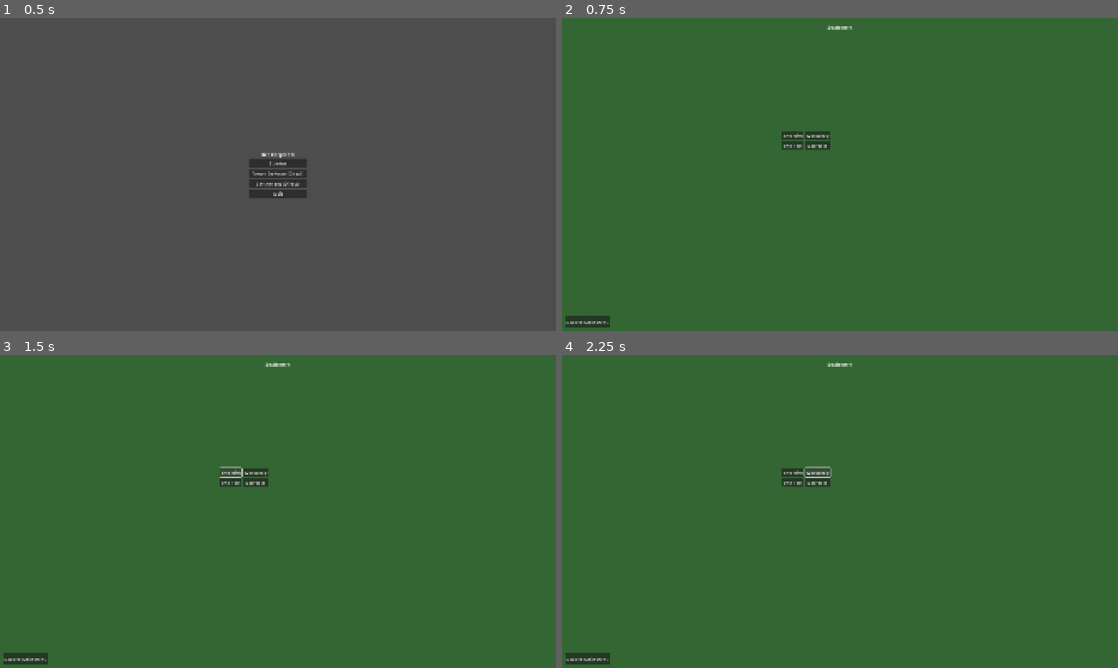
Above: before the commit, frames 1-4 (two rows, left to right).
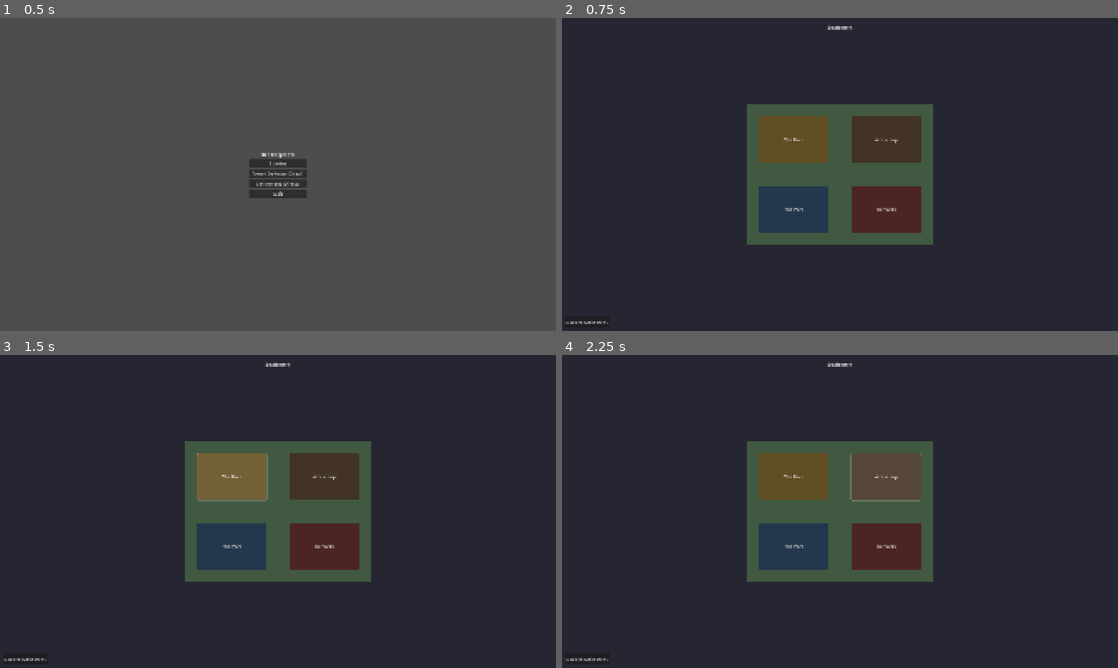
Above: after the commit, the same moments.

Repository: yagrima/bee-keeper-td
Game: Godot game, scene res://scenes/main/Main.tscn
Same seed, same stepped clock (60 frames per second), same inputs: the game is played once before the commit and once after it.
Inputs:
- Up to frame 1 (0.5 s): no input
- Up to frame 2 (0.75 s): click "Spielen" at 0.5 s
- Up to frame 3 (1.5 s): click "The Hive" at 1.25 s
- Up to frame 4 (2.25 s): click "Workshop" at 2 s

Frame 1 is identical in both runs. In frame 2, 92% of the frame differs, in the area x 0-100%, y 0-100%; in frame 3, 92%; in frame 4, 92%.

Commit message:
Redesign Settlement with 640x480 play area and larger building spots

Diff:
--- a/scenes/meta/Settlement.tscn
+++ b/scenes/meta/Settlement.tscn
@@ -16,7 +16,23 @@
 anchors_preset = 15
 anchor_right = 1.0
 anchor_bottom = 1.0
-color = Color(0.2, 0.4, 0.2, 1)
+color = Color(0.15, 0.15, 0.2, 1)
+
+[node name="SettlementArea" type="ColorRect" parent="UI"]
+custom_minimum_size = Vector2(640, 480)
+layout_mode = 1
+anchors_preset = 8
+anchor_left = 0.5
+anchor_top = 0.5
+anchor_right = 0.5
+anchor_bottom = 0.5
+offset_left = -320.0
+offset_top = -240.0
+offset_right = 320.0
+offset_bottom = 240.0
+grow_horizontal = 2
+grow_vertical = 2
+color = Color(0.25, 0.35, 0.25, 1)
 
 [node name="Header" type="HBoxContainer" parent="UI"]
 layout_mode = 1
@@ -44,31 +60,84 @@
 text = "Settlement"
 horizontal_alignment = 1
 
-[node name="BuildingSpots" type="GridContainer" parent="UI"]
+[node name="BuildingContainer" type="Control" parent="UI"]
 layout_mode = 1
 anchors_preset = 8
 anchor_left = 0.5
 anchor_top = 0.5
 anchor_right = 0.5
 anchor_bottom = 0.5
-offset_left = -200.0
-offset_top = -150.0
-offset_right = 200.0
-offset_bottom = 150.0
-columns = 2
+offset_left = -320.0
+offset_top = -240.0
+offset_right = 320.0
+offset_bottom = 240.0
+grow_horizontal = 2
+grow_vertical = 2
 
-[node name="HiveSpot" type="Button" parent="UI/BuildingSpots"]
-layout_mode = 2
+[node name="HiveSpot" type="ColorRect" parent="UI/BuildingContainer"]
+layout_mode = 0
+offset_left = 40.0
+offset_top = 40.0
+offset_right = 280.0
+offset_bottom = 200.0
+color = Color(0.8, 0.6, 0.2, 1)
+
+[node name="HiveButton" type="Button" parent="UI/BuildingContainer/HiveSpot"]
+layout_mode = 1
+anchors_preset = 15
+anchor_right = 1.0
+anchor_bottom = 1.0
+grow_horizontal = 2
+grow_vertical = 2
 text = "The Hive"
 
-[node name="WorkshopSpot" type="Button" parent="UI/BuildingSpots"]
-layout_mode = 2
+[node name="WorkshopSpot" type="ColorRect" parent="UI/BuildingContainer"]
+layout_mode = 0
+offset_left = 360.0
+offset_top = 40.0
+offset_right = 600.0
+offset_bottom = 200.0
+color = Color(0.5, 0.35, 0.2, 1)
+
+[node name="WorkshopButton" type="Button" parent="UI/BuildingContainer/WorkshopSpot"]
+layout_mode = 1
+anchors_preset = 15
+anchor_right = 1.0
+anchor_bottom = 1.0
+grow_horizontal = 2
+grow_vertical = 2
 text = "Workshop"
 
-[node name="PortSpot" type="Button" parent="UI/BuildingSpots"]
-layout_mode = 2
+[node name="PortSpot" type="ColorRect" parent="UI/BuildingContainer"]
+layout_mode = 0
+offset_left = 40.0
+offset_top = 280.0
+offset_right = 280.0
+offset_bottom = 440.0
+color = Color(0.2, 0.4, 0.6, 1)
+
+[node name="PortButton" type="Button" parent="UI/BuildingContainer/PortSpot"]
+layout_mode = 1
+anchors_preset = 15
+anchor_right = 1.0
+anchor_bottom = 1.0
+grow_horizontal = 2
+grow_vertical = 2
 text = "The Port"
 
-[node name="BarracksSpot" type="Button" parent="UI/BuildingSpots"]
-layout_mode = 2
+[node name="BarracksSpot" type="ColorRect" parent="UI/BuildingContainer"]
+layout_mode = 0
+offset_left = 360.0
+offset_top = 280.0
+offset_right = 600.0
+offset_bottom = 440.0
+color = Color(0.6, 0.2, 0.2, 1)
+
+[node name="BarracksButton" type="Button" parent="UI/BuildingContainer/BarracksSpot"]
+layout_mode = 1
+anchors_preset = 15
+anchor_right = 1.0
+anchor_bottom = 1.0
+grow_horizontal = 2
+grow_vertical = 2
 text = "Barracks"
--- a/scripts/Settlement.gd
+++ b/scripts/Settlement.gd
@@ -1,23 +1,23 @@
 extends Control
 
 @onready var back_button = $UI/Header/BackButton
-@onready var hive_spot = $UI/BuildingSpots/HiveSpot
-@onready var workshop_spot = $UI/BuildingSpots/WorkshopSpot
-@onready var port_spot = $UI/BuildingSpots/PortSpot
-@onready var barracks_spot = $UI/BuildingSpots/BarracksSpot
+@onready var hive_button = $UI/BuildingContainer/HiveSpot/HiveButton
+@onready var workshop_button = $UI/BuildingContainer/WorkshopSpot/WorkshopButton
+@onready var port_button = $UI/BuildingContainer/PortSpot/PortButton
+@onready var barracks_button = $UI/BuildingContainer/BarracksSpot/BarracksButton
 
 func _ready():
 	# Connect button signals with null checks
 	if back_button:
 		back_button.pressed.connect(_on_back_pressed)
-	if hive_spot:
-		hive_spot.pressed.connect(_on_hive_pressed)
-	if workshop_spot:
-		workshop_spot.pressed.connect(_on_workshop_pressed)
-	if port_spot:
-		port_spot.pressed.connect(_on_port_pressed)
-	if barracks_spot:
-		barracks_spot.pressed.connect(_on_barracks_pressed)
+	if hive_button:
+		hive_button.pressed.connect(_on_hive_pressed)
+	if workshop_button:
+		workshop_button.pressed.connect(_on_workshop_pressed)
+	if port_button:
+		port_button.pressed.connect(_on_port_pressed)
+	if barracks_button:
+		barracks_button.pressed.connect(_on_barracks_pressed)
 
 func _on_back_pressed():
 	SceneManager.goto_main_menu()
